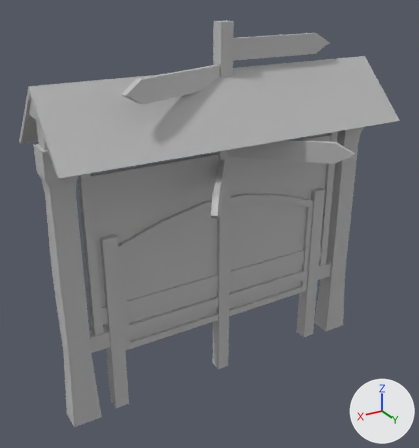
What one commit did to the FBX model Assets/Meshes/Menu_Meshes.fbx.
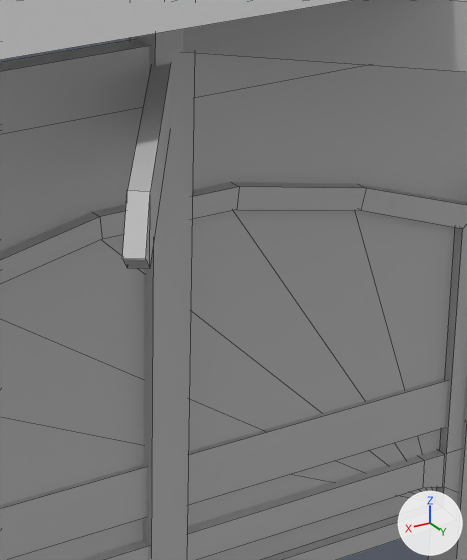
Each version appears first whole from a camera (50 mm lens) standing at (2.06, 3.26, 2.88) and looking at (0.07, -0.05, 1.23), and next in a close-up on the part from 42% to 74% of the width and 32% to 67% of the height. The axes (+X, +Y, +Z) are drawn at lower right. The lights are the same throughout. The close-ups show mesh edges as thin lines. Where no turn or scale is listed for an object, it has been applied to the vertices.

In view in the first close-up: 'Board', 'Signpost', 'WelcomeSign'.
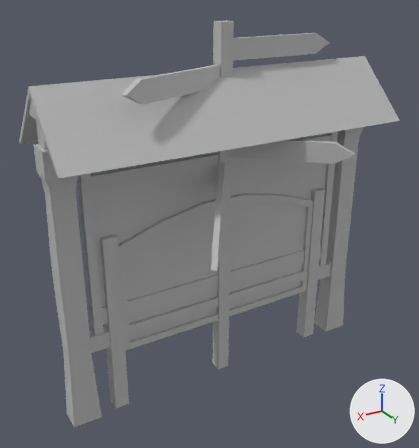
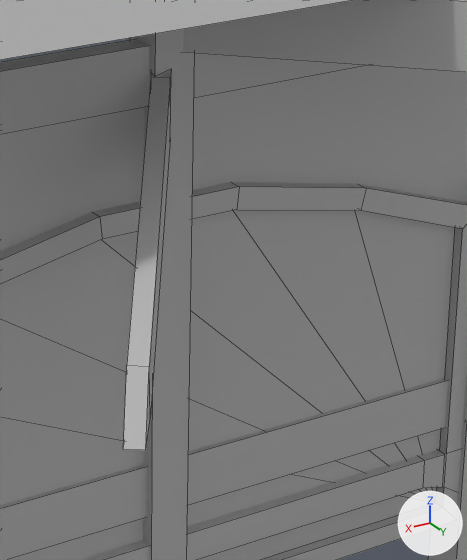
Commit message: Menu updates

What the commit changed:
me_mesh_001 is used by ob_signpost; location (0.0, 0.0, 0.0).
me_mesh_001 had 68 vertices, 53 faces and spanned x -0.88..0.83, y -0.83..0.73, z 0.0..2.61.
me_mesh_001 now has 78 vertices, 60 faces and spans x -0.88..0.83, y -0.83..0.71, z 0.0..2.61.
me_mesh_001 part 1: the loose piece of 10 vertices spanning x -0.02..0.52, y -0.01..0.73, z 1.59..1.72 is multiplied about its middle by the matrix ((0.974, -0.036, 0.221), (-0.036, 0.948, 0.316), (-0.221, -0.316, 0.922)), then moved by (0.0, 0.0, -0.19).
Part 2, on me_mesh_001:
2 faces are deleted.
10 vertices are added at x -0.03..0.05, y -0.03..0.05, z 1.56..1.72.
9 new faces join them.

Where the change shows, as pixel boxes [x1, y1, x2, y2] in the close-ups (467 x 560 px; the box of a moved part takes in the faces that stretch with it):
'Signpost', reshaped
    before: [122, 0, 467, 560]
    after: [123, 0, 467, 560]
part 1 of me_mesh_001, moved or reshaped
    before: [122, 64, 171, 269]
    after: [123, 77, 170, 450]
part 2 of me_mesh_001, built on
    both: [130, 29, 194, 560]
